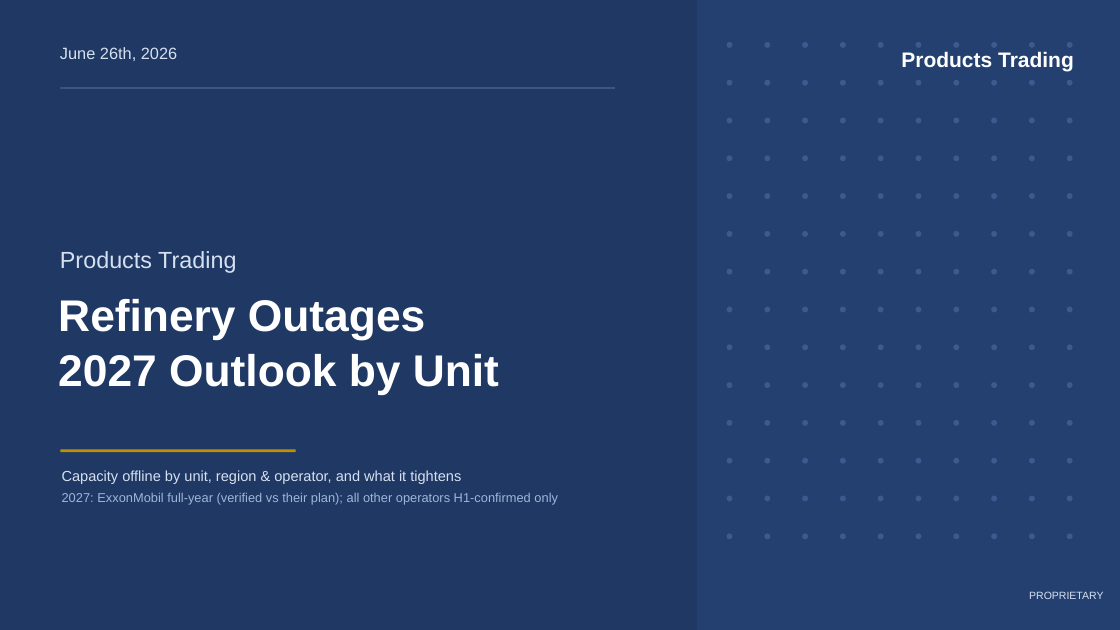
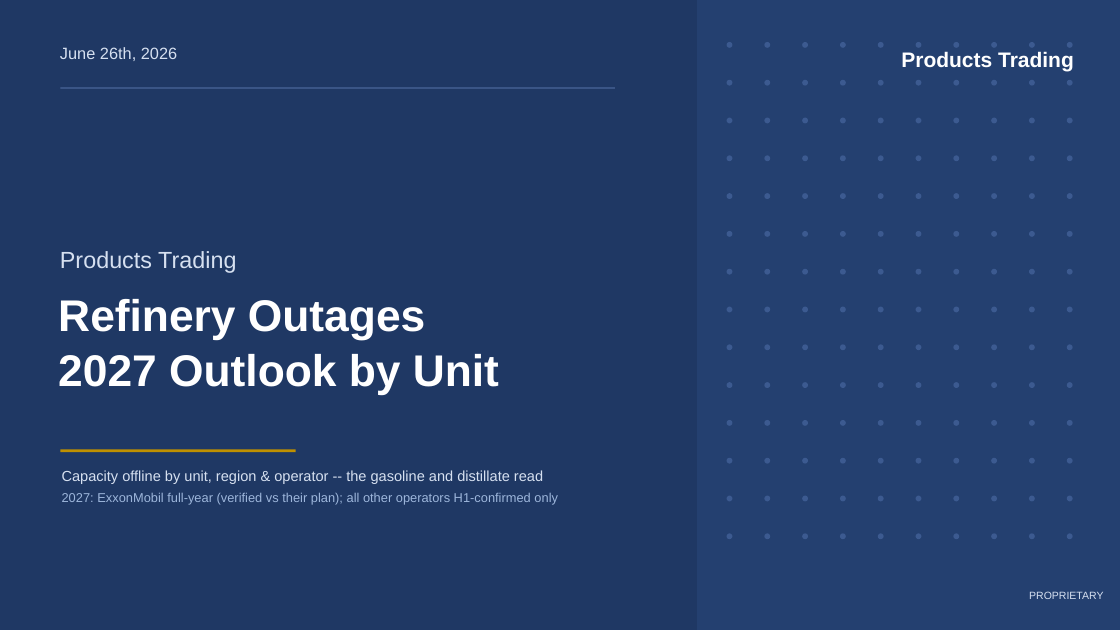
Before and after one commit to HoldenCole/Outages-script, a slide deck: slide 1 of output/outage_deck.pptx. Drawn at 1120x630 pixels with LibreOffice and Linux fonts; fonts in the diff are those of the drawing. Boxes give left, top, right and bottom in pixels: in the first picture for what was removed or moved away, otherwise in the second. Text is boxed around its words. In the diff, an @@ line names an element or a change of style, - is before the commit and + after.

```diff
--- a/output/outage_deck.pptx
+++ b/output/outage_deck.pptx
@@ text at (62, 470, 543, 484): text changed @@
-Capacity offline by unit, region & operator, and what it tightens
+Capacity offline by unit, region & operator -- the gasoline and distillate read
```
Also in this commit, not shown: 5 other slides changed, 2 slides added, 1 slide removed, 3 other files.
